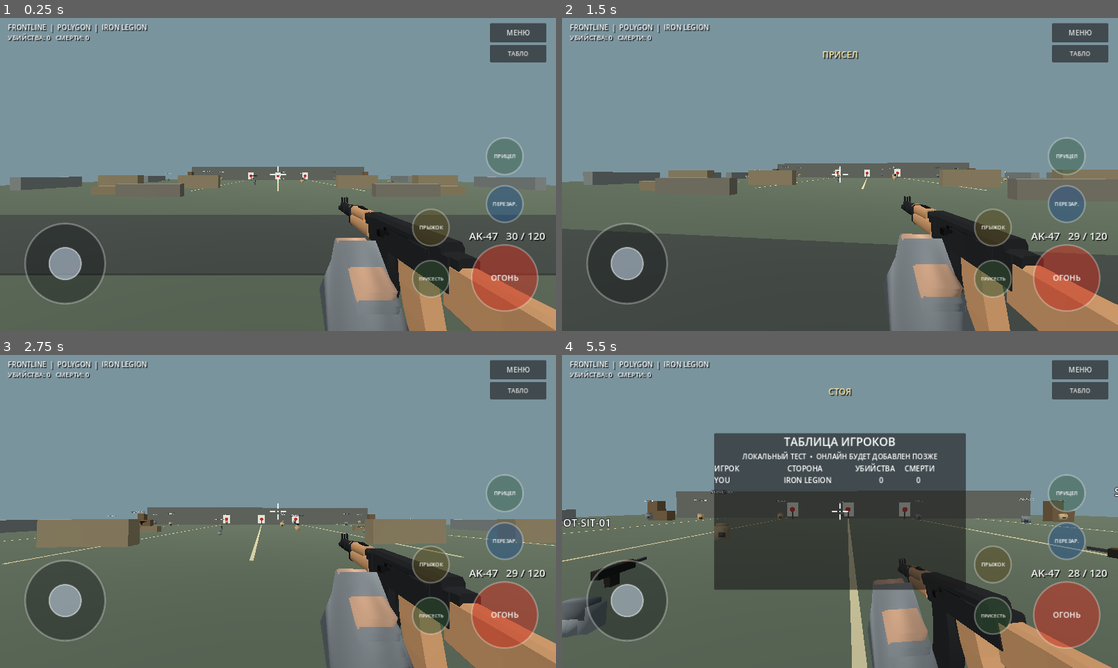
Above: before the commit, frames 1-4 (two rows, left to right).
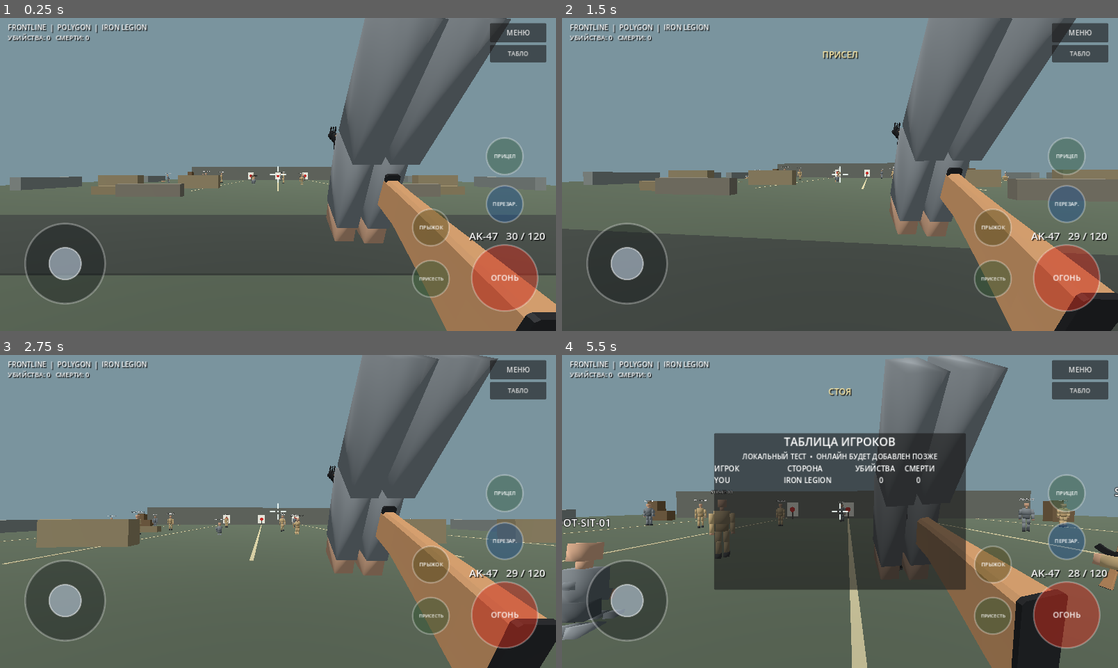
Above: after the commit, the same moments.

Repository: Bihan293/FRONTLINE_Godot
Game: Godot game, scene res://scenes/Polygon.tscn
Same seed, same stepped clock (60 frames per second), same inputs: the game is played once before the commit and once after it. This scene is started directly instead of the project's main scene.
Inputs (mouse positions are in pixels of both pictures, inside the frame that each line leads up to):
- Up to frame 1 (0.25 s): no input
- Up to frame 2 (1.5 s): tap Enter at 0.5 s; move the mouse to (867, 174) at 0.52 s; hold W from 0.53 s (still down); tap R at 0.6 s; click (867, 174) at 0.67 s; tap Space at 0.77 s; move the mouse to (812, 174) at 1.27 s; tap C at 1.35 s
- Up to frame 3 (2.75 s): keep holding W; tap Space at 1.52 s; move the mouse to (289, 505) at 2.02 s; hold Shift from 2.03 s (still down)
- Up to frame 4 (5.5 s): keep holding W; move the mouse to (834, 517) at 2.77 s; release Shift at 2.78 s; tap Tab at 2.85 s; click (834, 517) at 2.92 s; tap Space at 3.02, 3.77, 4.52 s; move the mouse to (878, 514) at 3.52 s; tap R at 3.6 s; move the mouse to (795, 508) at 4.27 s; tap C at 4.35 s; move the mouse to (845, 511) at 5.02 s; hold Shift from 5.03 s (still down); click (845, 511) at 5.17 s

The runs differ from the first frame. In frame 1, 22% of the frame differs, in the area x 29-100%, y 0-100%; in frame 2, 22%; in frame 3, 22%, in the area x 19-100%, y 0-100%; in frame 4, 19%.

Commit message:
fix: restore soldier poses and attach rifles to hands

Diff:
--- a/scripts/block_rig_builder.gd
+++ b/scripts/block_rig_builder.gd
@@ -51,6 +51,11 @@
 			skeleton.set_bone_parent(index, bone_indices[parent_name])
 		var rest := Transform3D(Basis.IDENTITY, rest_position)
 		skeleton.set_bone_rest(index, rest)
+		# Newly created bones start with an identity pose unless initialized.
+		# Match the pose to rest so BoneAttachment3D parts assemble as a soldier.
+		skeleton.set_bone_pose_position(index, rest_position)
+		skeleton.set_bone_pose_rotation(index, Quaternion.IDENTITY)
+		skeleton.set_bone_pose_scale(index, Vector3.ONE)
 		rest_global[bone_name] = rest if parent_name.is_empty() else rest_global[parent_name] * rest
 
 	var attachments: Dictionary = {}
--- a/scripts/dummy.gd
+++ b/scripts/dummy.gd
@@ -4,6 +4,7 @@
 const BLOCK_RIG_BUILDER = preload("res://scripts/block_rig_builder.gd")
 const IRON_SCENE := "res://assets/models/soldiers/FRONTLINE_German_Grey_Block_Soldier.glb"
 const RED_SCENE := "res://assets/models/soldiers/FRONTLINE_Soviet_Khaki_Block_Soldier.glb"
+const AK_SCENE := "res://assets/models/ak47/ak47_lowpoly.glb"
 const SFX_SHOT = preload("res://assets/audio/shot.wav")
 
 # Новые статичные GLB имеют origin у ступней и высоту около 1.94 м.
@@ -213,27 +214,26 @@
 func _build_gun() -> void:
     _gun_pivot = Node3D.new()
     _gun_pivot.name = "GunPivot"
-    var gun_height := 1.24
-    match stance:
-        "crouch":
-            gun_height = 0.98
-        "sit":
-            gun_height = 0.72
-        "prone":
-            gun_height = 0.34
-    _gun_pivot.position = Vector3(0.20, gun_height, -0.10)
-    _pivot.add_child(_gun_pivot)
-
-    var gun_root := Node3D.new()
-    _gun_pivot.add_child(gun_root)
-    _gun_box(gun_root, Vector3(0, 0, -0.22), Vector3(0.10, 0.13, 0.62), Color(0.12, 0.11, 0.09))
-    _gun_box(gun_root, Vector3(0, -0.13, -0.16), Vector3(0.08, 0.22, 0.16), Color(0.14, 0.12, 0.10))
-    _gun_box(gun_root, Vector3(0, 0.02, -0.60), Vector3(0.05, 0.05, 0.40), Color(0.20, 0.20, 0.20))
-    _gun_box(gun_root, Vector3(0, 0.06, -0.40), Vector3(0.06, 0.06, 0.22), Color(0.32, 0.25, 0.15))
-
-    _gun_muzzle = Node3D.new()
-    _gun_muzzle.position = Vector3(0, 0.02, -0.82)
-    gun_root.add_child(_gun_muzzle)
+    var right_hand := _visual.find_child("Attach_RightHand", true, false) as BoneAttachment3D
+    if right_hand != null:
+        right_hand.add_child(_gun_pivot)
+        _gun_pivot.position = Vector3(0.0, 0.14, 0.0)
+    else:
+        _pivot.add_child(_gun_pivot)
+
+    var muzzle_anchor: Node3D = _gun_pivot
+    var packed = load(AK_SCENE)
+    if packed != null:
+        var ak = packed.instantiate()
+        # The soldier visual is turned 180 degrees to face Godot's -Z forward.
+        # Keep the AK in its source +Z orientation so it points with the hands.
+        _gun_pivot.add_child(ak)
+        var muzzle_node = ak.find_child("Muzzle", true, false)
+        if muzzle_node is Node3D:
+            muzzle_anchor = muzzle_node
+    else:
+        push_error("FRONTLINE: cannot load mannequin AK-47 model " + AK_SCENE)
+    _gun_muzzle = muzzle_anchor
 
     _muzzle_flash = MeshInstance3D.new()
     var flash_mesh := SphereMesh.new()
@@ -251,7 +251,7 @@
     tracer_mesh.size = Vector3(0.03, 0.03, dist)
     _tracer.mesh = tracer_mesh
     _tracer.material_override = _emissive(Color(1.0, 0.86, 0.35))
-    _tracer.position = Vector3(0, 0, -dist * 0.5)
+    _tracer.position = Vector3(0, 0, dist * 0.5)
     _tracer.visible = false
     _gun_muzzle.add_child(_tracer)
 
@@ -264,19 +264,6 @@
     _impact_flash.visible = false
     add_child(_impact_flash)
     _impact_flash.global_position = shoot_target
-
-func _gun_box(parent: Node3D, pos: Vector3, size: Vector3, color: Color) -> void:
-    var inst := MeshInstance3D.new()
-    var mesh := BoxMesh.new()
-    mesh.size = size
-    inst.mesh = mesh
-    inst.position = pos
-    var mat := StandardMaterial3D.new()
-    mat.albedo_color = color
-    mat.roughness = 0.7
-    mat.metallic = 0.25
-    inst.material_override = mat
-    parent.add_child(inst)
 
 func _emissive(color: Color) -> StandardMaterial3D:
     var mat := StandardMaterial3D.new()
@@ -379,7 +366,7 @@
     var to := shoot_target - _gun_pivot.global_position
     var horizontal := Vector2(to.x, to.z).length()
     var pitch := atan2(to.y, horizontal)
-    _gun_pivot.rotation.x = pitch
+    _gun_pivot.rotation.x = -pitch
     if _proc != null:
         _proc.set_look(0.0, pitch)
 
--- a/scripts/player.gd
+++ b/scripts/player.gd
@@ -40,7 +40,6 @@
 var view_arms_animator
 var view_arms_base := Vector3(0.15, -0.88, -0.42)
 var view_arms_aim_base := Vector3(-0.09, -0.85, -0.44)
-var weapon_aim_position := Vector3(0.04, -0.19, -0.36)
 var muzzle_flash: MeshInstance3D
 var muzzle_flash_time := 0.0
 var weapon_kick := 0.0
@@ -88,8 +87,8 @@
     floor_snap_length = 0.25
     floor_max_angle = deg_to_rad(48.0)
     _build_player()
+    _build_view_arms()
     _build_weapon()
-    _build_view_arms()
     _build_audio()
     _build_mobile_controls()
     _build_hud()
@@ -115,8 +114,18 @@
     weapon_root = Node3D.new()
     weapon_root.position = Vector3(0.30, -0.26, -0.42)
     weapon_root.scale = Vector3.ONE * 1.12
+    var right_hand: BoneAttachment3D
+    if view_arms_root != null:
+        right_hand = view_arms_root.find_child("Attach_RightHand", true, false) as BoneAttachment3D
+    if right_hand != null:
+        # Attach the rifle to the animated right wrist so it follows both
+        # procedural hand motion and the first-person camera as one assembly.
+        right_hand.add_child(weapon_root)
+        weapon_root.position = Vector3(0.0, 0.14, 0.0)
+        weapon_root.scale = Vector3(1.12 / 0.45, 1.12 / 0.8, 1.12 / 0.8)
+    else:
+        camera.add_child(weapon_root)
     weapon_base = weapon_root.position
-    camera.add_child(weapon_root)
 
     var packed = load("res://assets/models/ak47/ak47_lowpoly.glb")
     var muzzle_anchor: Node3D = weapon_root
@@ -173,6 +182,7 @@
     view_arms_animator = view_arms_root
     view_arms_animator.set_aiming(true)
     view_arms_animator.set_aim_forward_sign(1.0)
+    view_arms_animator.set_left_support_shift(0.0)
     view_arms_animator.set_motion(0.0, false)
 
 func _set_aiming(enabled: bool) -> void:
@@ -302,13 +312,12 @@
     breathing_time += delta * 1.35
     var bob_amount := clampf(planar_speed / SPEED, 0.0, 1.2)
     var bob := Vector3(sin(bob_time) * 0.006, absf(cos(bob_time)) * 0.005, 0.0) * bob_amount
-    var base_position := weapon_base.lerp(weapon_aim_position, aim_blend)
     var reload_phase := 0.0
     if is_reloading:
         reload_phase = sin((1.0 - reload_timer / RELOAD_TIME) * PI)
     var sway := Vector3(look_sway.x, -look_sway.y, 0.0)
     var breathing := sin(breathing_time) * 0.0025 * (1.0 - aim_blend * 0.5)
-    var weapon_target := base_position + bob + Vector3(0.0, breathing + weapon_kick * 0.20 - reload_phase * 0.10, weapon_kick * 0.75)
+    var weapon_target := weapon_base + Vector3(0.0, breathing * 0.5 + weapon_kick * 0.04 - reload_phase * 0.04, weapon_kick * 0.05)
     weapon_root.position = weapon_root.position.lerp(weapon_target, blend)
     var weapon_rotation_target := Vector3(weapon_kick * 0.9 - reload_phase * 0.24, sway.x * 0.45, sway.y * 0.5 + reload_phase * 0.18)
     weapon_root.rotation = weapon_root.rotation.lerp(weapon_rotation_target, blend)
--- a/scripts/procedural_soldier.gd
+++ b/scripts/procedural_soldier.gd
@@ -11,6 +11,8 @@
 var _bone_ids: Dictionary = {}
 var _hips_id: int = -1
 var _hips_rest := Vector3.ZERO
+var _left_shoulder_rest := Vector3.ZERO
+var _left_support_shift := 0.35
 var _hip_drop := 0.0
 var _phase: float = 0.0
 var _idle_time: float = 0.0
@@ -49,6 +51,8 @@
     if _bone_ids.has("Hips"):
         _hips_id = _bone_ids["Hips"]
         _hips_rest = _skeleton.get_bone_rest(_hips_id).origin
+    if _bone_ids.has("LeftShoulder"):
+        _left_shoulder_rest = _skeleton.get_bone_rest(_bone_ids["LeftShoulder"]).origin
 
 func _find_skeleton() -> Skeleton3D:
     var direct := get_node_or_null(skeleton_path)
@@ -77,6 +81,9 @@
 
 func set_aim_forward_sign(value: float) -> void:
     _aim_forward_sign = -1.0 if value < 0.0 else 1.0
+
+func set_left_support_shift(distance: float) -> void:
+    _left_support_shift = maxf(distance, 0.0)
 
 func set_crouching(enabled: bool) -> void:
     _crouch_amount = 1.0 if enabled else 0.0
@@ -112,6 +119,10 @@
     if _hips_id >= 0:
         var body_bob := bounce * 0.035 + breath * 0.008
         _skeleton.set_bone_pose_position(_hips_id, _hips_rest + Vector3(0, -_hip_drop + body_bob, 0))
+    if _bone_ids.has("LeftShoulder"):
+        var shoulder_target := _left_shoulder_rest + Vector3(_left_support_shift * aim, 0.0, 0.0)
+        var shoulder_current := _skeleton.get_bone_pose_position(_bone_ids["LeftShoulder"])
+        _skeleton.set_bone_pose_position(_bone_ids["LeftShoulder"], shoulder_current.lerp(shoulder_target, blend))
 
     # Lower body: alternating hip/knee/foot motion with a softer planted-foot phase.
     _set_pose("LeftUpperLeg", _q(Vector3.RIGHT, stride * 0.48 * run_scale - crouch * 0.28 - sit * 1.25), blend)
